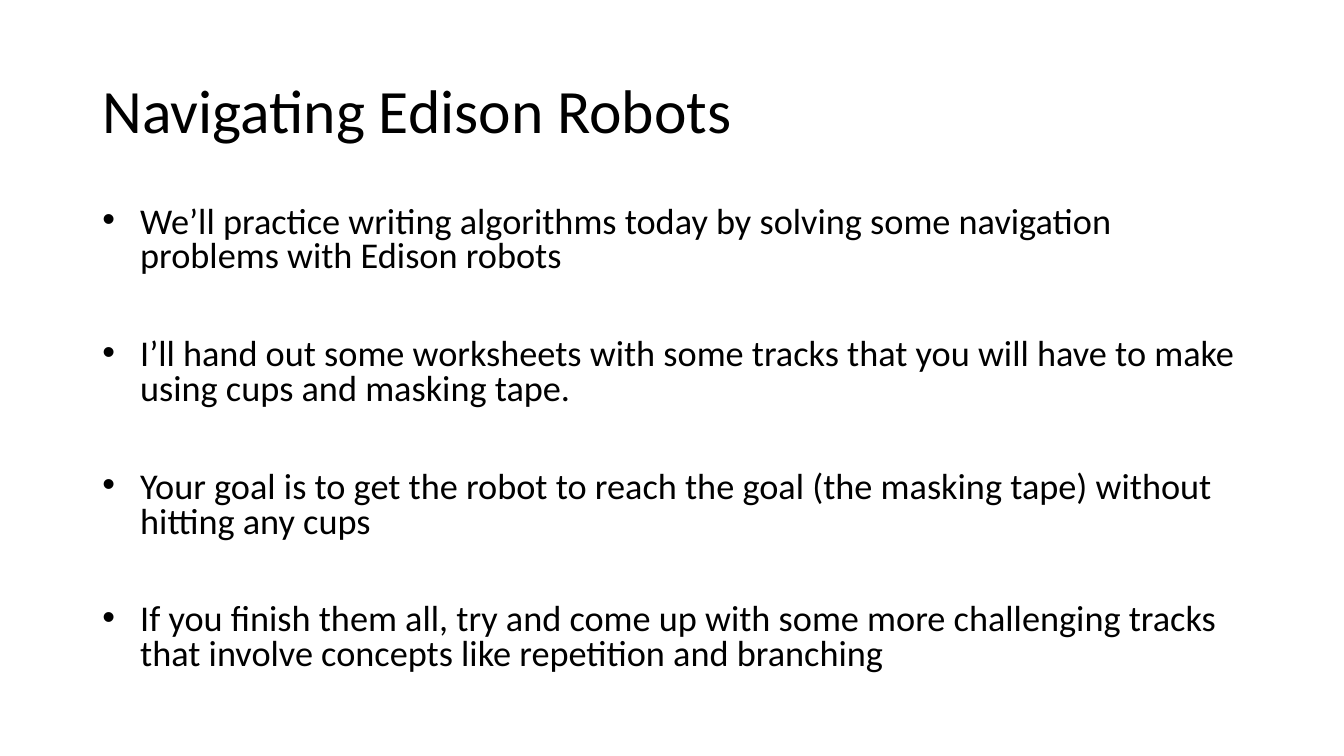
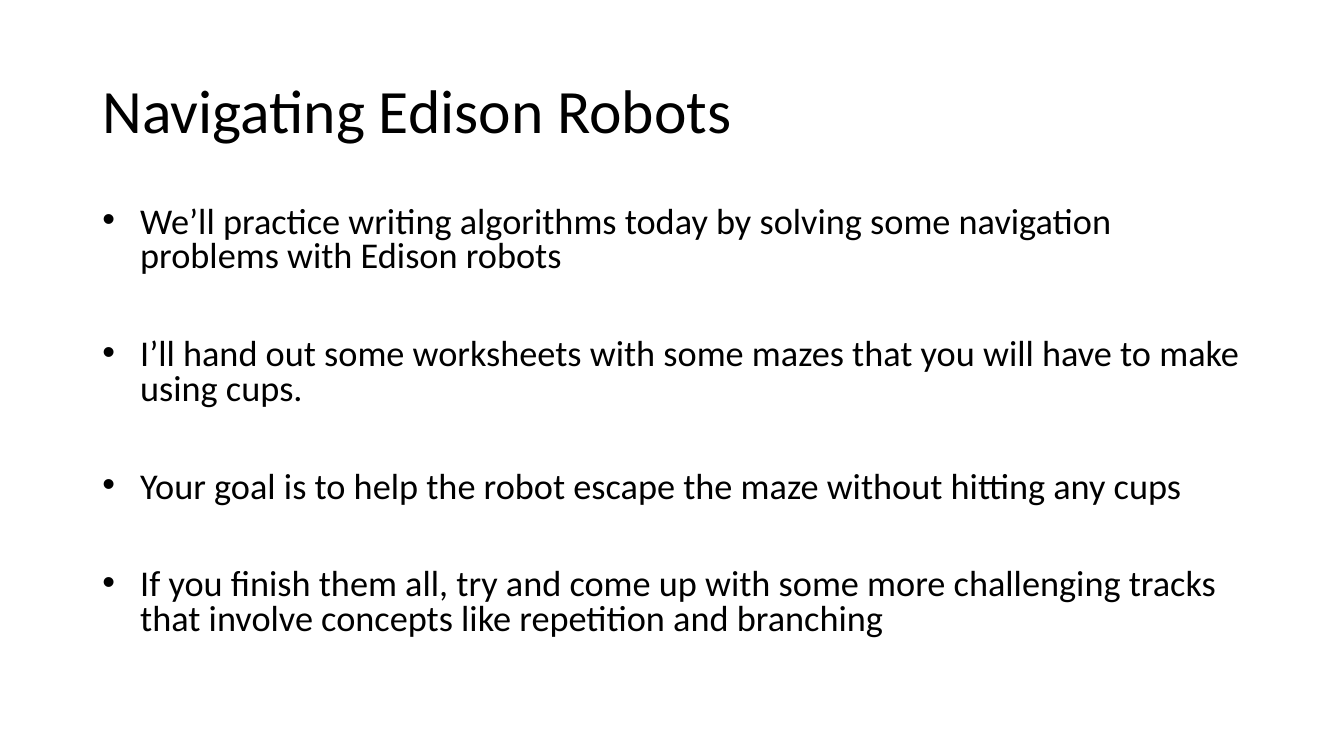
Before and after one commit to cs4s/walc-2016, a slide deck: slide 8 of algorithms/algorithms_presentation.pptx. Drawn at 1344x756 pixels with LibreOffice and Linux fonts; fonts in the diff are those of the drawing. Boxes give left, top, right and bottom in pixels: in the first picture for what was removed or moved away, otherwise in the second. Text is boxed around its words. In the diff, an @@ line names an element or a change of style, - is before the commit and + after.

Commit message:
Updates algorithms presentation with information about mazes and cups

```diff
--- a/algorithms/algorithms_presentation.pptx
+++ b/algorithms/algorithms_presentation.pptx
@@ text at bbox=[140, 340, 1239, 506]: text changed @@
-• I’ll hand out some worksheets with some tracks that you will have to make using cups and masking tape.
-• Your goal is to get the robot to reach the goal (the masking tape) without hitting any cups
+• I’ll hand out some worksheets with some mazes that you will have to make using cups.
+• Your goal is to help the robot escape the maze without hitting any cups
```
